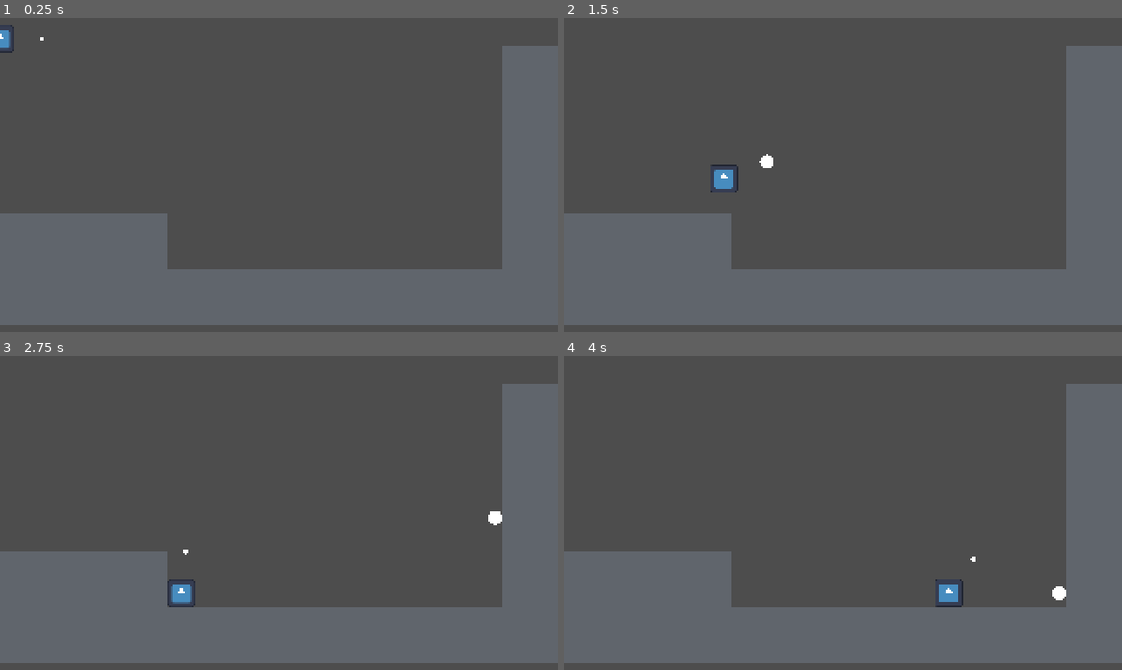
Above: before the commit, frames 1-4 (two rows, left to right).
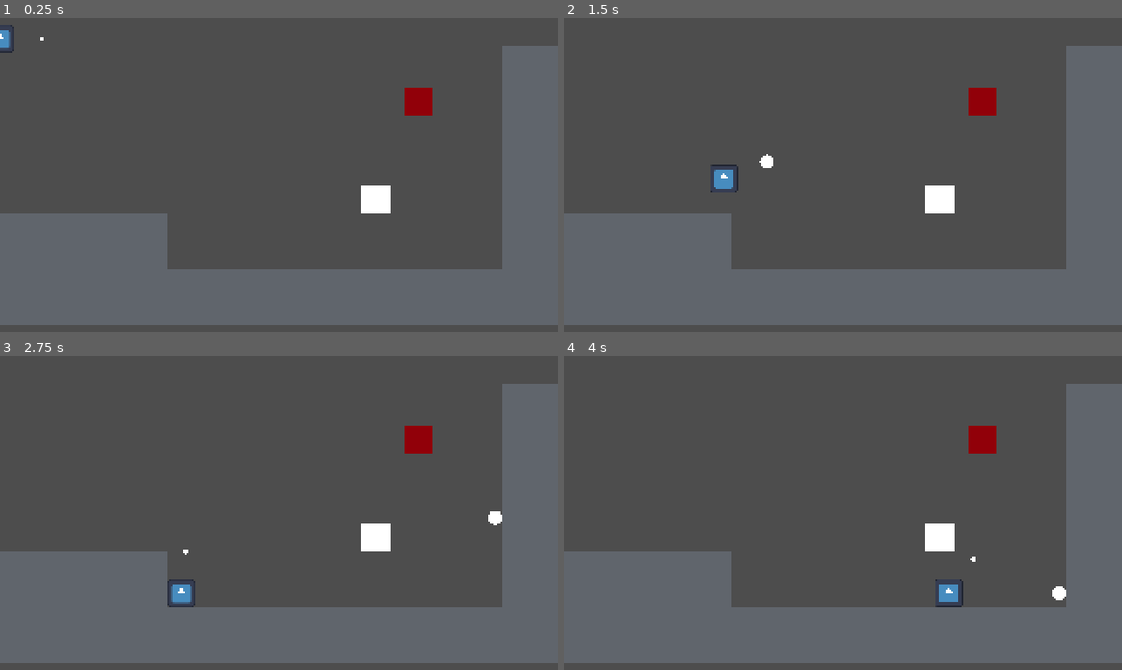
Above: after the commit, the same moments.

Repository: Borrow-Game/game-godot
Game: Godot game, scene res://physics_sample_scene.tscn
Two runs of this game, one before a commit and one after it. Both use one fixed random seed, a clock stepped at 60 frames per second and the inputs below. The project has no main scene, so this scene is started directly. The engine's default icon, where the game draws it, is replaced by a stand-in: a white triangle on a blue panel in a dark square.
Inputs:
- Up to frame 1 (0.25 s): no input
- Up to frame 2 (1.5 s): tap Enter (ui_accept) at 0.5, 0.77 s; hold Shift (shoot bow) 0.53-1.28 s; hold Right (ui_right) from 0.53 s (still down); tap Shift (shoot bow) at 1.35 s
- Up to frame 3 (2.75 s): tap Enter (ui_accept) at 1.52 s; release Right (ui_right) at 2.03 s; hold Left (ui_left) from 2.03 s (still down); hold Shift (shoot bow) from 2.03 s (still down)
- Up to frame 4 (4 s): release Left (ui_left) at 2.78 s; release Shift (shoot bow) at 2.78 s; hold Right (ui_right) from 2.78 s (still down); tap Shift (shoot bow) at 2.85 s; tap Enter (ui_accept) at 3.02, 3.77 s; hold Shift (shoot bow) from 3.53 s (still down)

The runs differ from the first frame. In frame 1, 0.9% of the frame differs, in the area x 64-78%, y 22-63%; in frame 2, 0.9%; in frame 3, 0.9%; in frame 4, 0.9%.

Commit message:
target block

Diff:
--- a/arrow.tscn
+++ b/arrow.tscn
@@ -10,7 +10,7 @@
 height = 0.5
 radial_segments = 32
 
-[node name="arrow" type="CharacterBody2D"]
+[node name="arrow" type="CharacterBody2D" groups=["arrow"]]
 collision_layer = 2
 collision_mask = 2
 script = ExtResource("1_3huta")
--- a/physics_sample_scene.tscn
+++ b/physics_sample_scene.tscn
@@ -1,7 +1,9 @@
-[gd_scene load_steps=3 format=3 uid="uid://n8wv5nrlv2ub"]
+[gd_scene load_steps=5 format=3 uid="uid://n8wv5nrlv2ub"]
 
 [ext_resource type="PackedScene" uid="uid://lb07788bxve4" path="res://physics_sample_block.tscn" id="1_gdt6k"]
 [ext_resource type="PackedScene" uid="uid://dfj3ask0ne44o" path="res://player_character.tscn" id="2_ycyjp"]
+[ext_resource type="PackedScene" uid="uid://dcf28kdusjeiu" path="res://target_block.tscn" id="3_22fh5"]
+[ext_resource type="PackedScene" uid="uid://qmyh4mqlderv" path="res://target_linking_demo_block.tscn" id="4_tj1qj"]
 
 [node name="scene" type="Node2D"]
 
@@ -62,3 +64,11 @@
 [node name="player_character" parent="." instance=ExtResource("2_ycyjp")]
 
 [node name="arrows" type="Node2D" parent="."]
+
+[node name="target_block" parent="." node_paths=PackedStringArray("triggered_note") instance=ExtResource("3_22fh5")]
+position = Vector2(240, 48)
+triggered_note = NodePath("../target_linking_demo_block")
+
+[node name="target_linking_demo_block" parent="." instance=ExtResource("4_tj1qj")]
+position = Vector2(215.75, 104.25)
+scale = Vector2(16.5, 16.5)
--- a/project.godot
+++ b/project.godot
@@ -20,6 +20,10 @@
 window/size/viewport_height=180
 window/stretch/mode="viewport"
 
+[global_group]
+
+arrow="group for all player shot projectiles"
+
 [input]
 
 "shoot bow"={
--- /dev/null
+++ b/target_block.gd
@@ -0,0 +1,10 @@
+extends StaticBody2D
+
+# the target block will automatically trigger a function trigger() in the linked object when hit with an arrow
+# to use target blocks link the block to the to be affected node and give that node a function trigger()
+
+@export var triggered_note: Node
+
+func _on_target_block_arrow_hitbox_body_entered(body: Node2D) -> void:
+	if body.is_in_group("arrow"):
+		triggered_note.trigger()
--- /dev/null
+++ b/target_block.tscn
@@ -0,0 +1,31 @@
+[gd_scene load_steps=4 format=3 uid="uid://dcf28kdusjeiu"]
+
+[ext_resource type="Script" path="res://target_block.gd" id="1_po2qh"]
+
+[sub_resource type="RectangleShape2D" id="RectangleShape2D_wb25r"]
+size = Vector2(16, 16)
+
+[sub_resource type="QuadMesh" id="QuadMesh_w5vyp"]
+
+[node name="target_block" type="StaticBody2D"]
+collision_layer = 3
+collision_mask = 3
+script = ExtResource("1_po2qh")
+
+[node name="target_block_hitbox" type="CollisionShape2D" parent="."]
+shape = SubResource("RectangleShape2D_wb25r")
+
+[node name="target_block_texture" type="MeshInstance2D" parent="."]
+modulate = Color(0.568627, 0, 0.0352941, 1)
+scale = Vector2(16, 16)
+mesh = SubResource("QuadMesh_w5vyp")
+
+[node name="target_block_arrow_hitbox" type="Area2D" parent="."]
+scale = Vector2(1.2, 1.2)
+collision_layer = 3
+collision_mask = 3
+
+[node name="target_block_hitbox" type="CollisionShape2D" parent="target_block_arrow_hitbox"]
+shape = SubResource("RectangleShape2D_wb25r")
+
+[connection signal="body_entered" from="target_block_arrow_hitbox" to="." method="_on_target_block_arrow_hitbox_body_entered"]
--- /dev/null
+++ b/target_linking_demo_block.gd
@@ -0,0 +1,14 @@
+extends MeshInstance2D
+
+
+# Called when the node enters the scene tree for the first time.
+func _ready() -> void:
+	pass # Replace with function body.
+
+
+# Called every frame. 'delta' is the elapsed time since the previous frame.
+func _process(delta: float) -> void:
+	pass
+
+func trigger() -> void:
+	self.modulate = Color("red")
--- /dev/null
+++ b/target_linking_demo_block.tscn
@@ -0,0 +1,9 @@
+[gd_scene load_steps=3 format=3 uid="uid://qmyh4mqlderv"]
+
+[ext_resource type="Script" path="res://target_linking_demo_block.gd" id="1_rj87r"]
+
+[sub_resource type="QuadMesh" id="QuadMesh_kunk0"]
+
+[node name="target_linking_demo_block" type="MeshInstance2D"]
+mesh = SubResource("QuadMesh_kunk0")
+script = ExtResource("1_rj87r")
